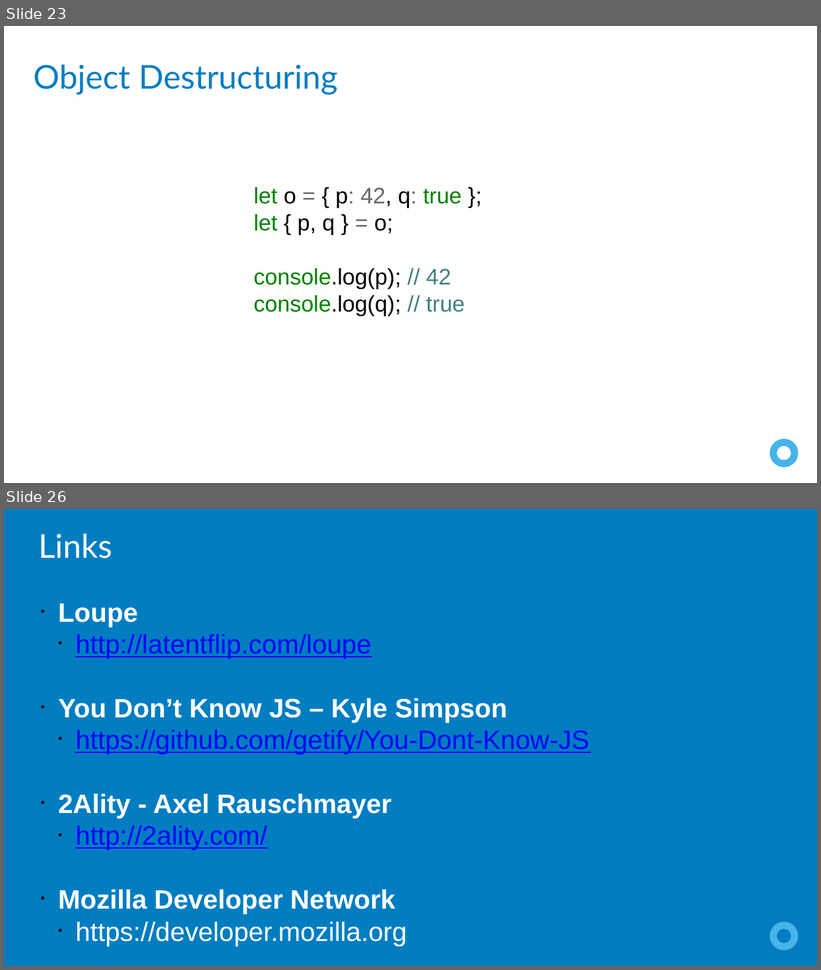
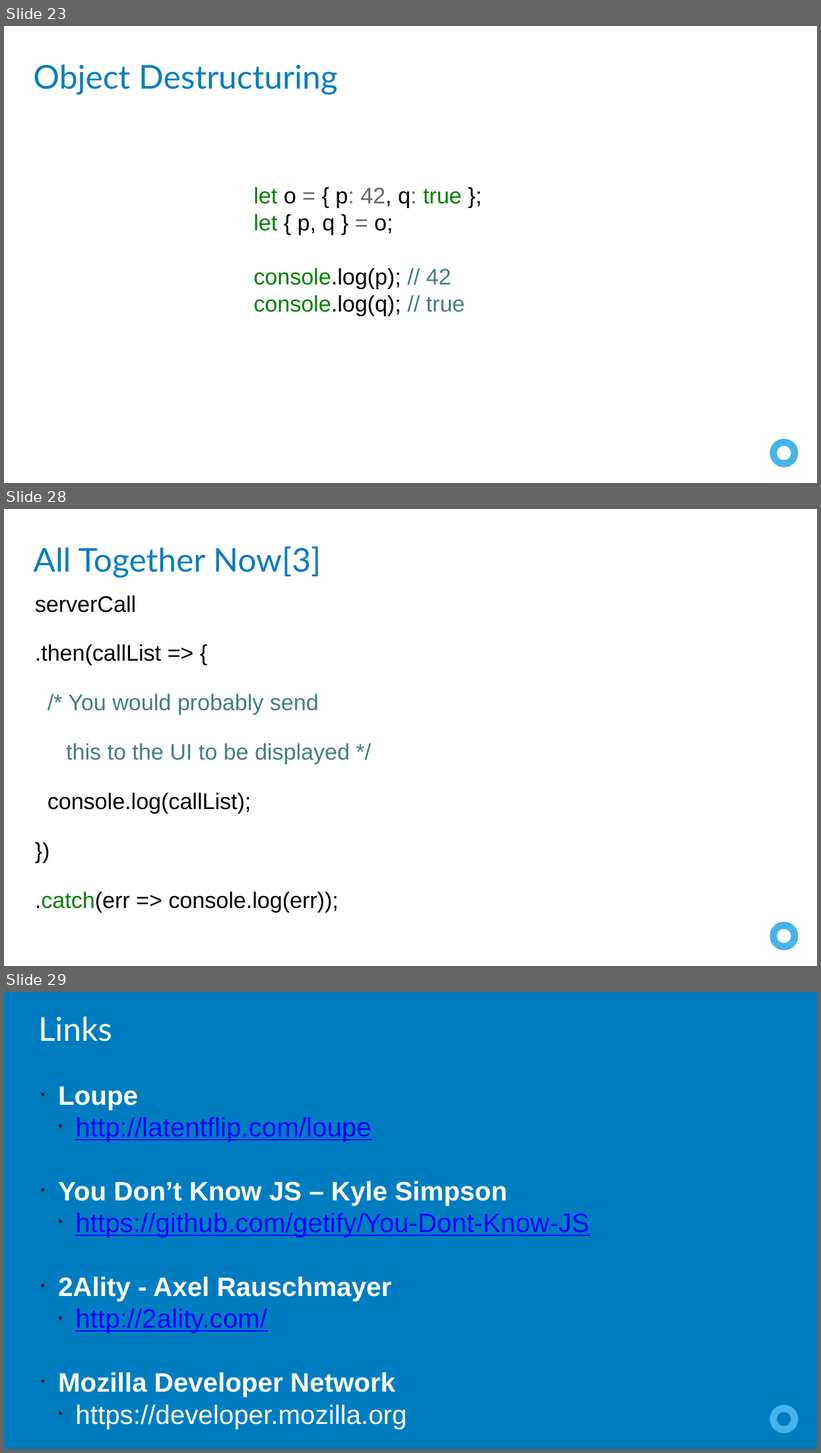
Before and after one commit to leebrandt/Presentations, a slide deck: JavaScriptLevelUp/JavaScriptLevelUp.pptx. Shown one above the other, each under a label of ours: slides 23 and 26 before the commit, slides 23, 28 and 29 after it; the slides between them are not shown. The pictures are 821x970 and 821x1453 pixels, drawn with LibreOffice and Linux fonts; fonts in the diff are those of the drawing. Boxes give left, top, right and bottom in pixels: in the first picture for what was removed or moved away, otherwise in the second. Text is boxed around its words. In the diff, an @@ line names an element or a change of style, - is before the commit and + after.

```diff
--- a/JavaScriptLevelUp/JavaScriptLevelUp.pptx
+++ b/JavaScriptLevelUp/JavaScriptLevelUp.pptx
@@ slide 28 added at box(4, 509, 817, 966), background #FFFFFF; not listed: 1 template element that a slide beside it also shows @@
@@ text added at box(33, 547, 321, 578), 32 pt, text #007DC1 @@
+All Together Now[3]
@@ text added at box(35, 595, 350, 912), 22 pt, text #000000 @@
+serverCall
+.then(callList => {
+/* You would probably send
+this to the UI to be displayed */
+console.log(callList);
+})
+.catch(err => console.log(err));
@@ what was slide 26 is now slide 29 @@
```
Also in this commit, not shown: 2 slides changed, 5 other slides added, 3 slides removed, 2 other files.
